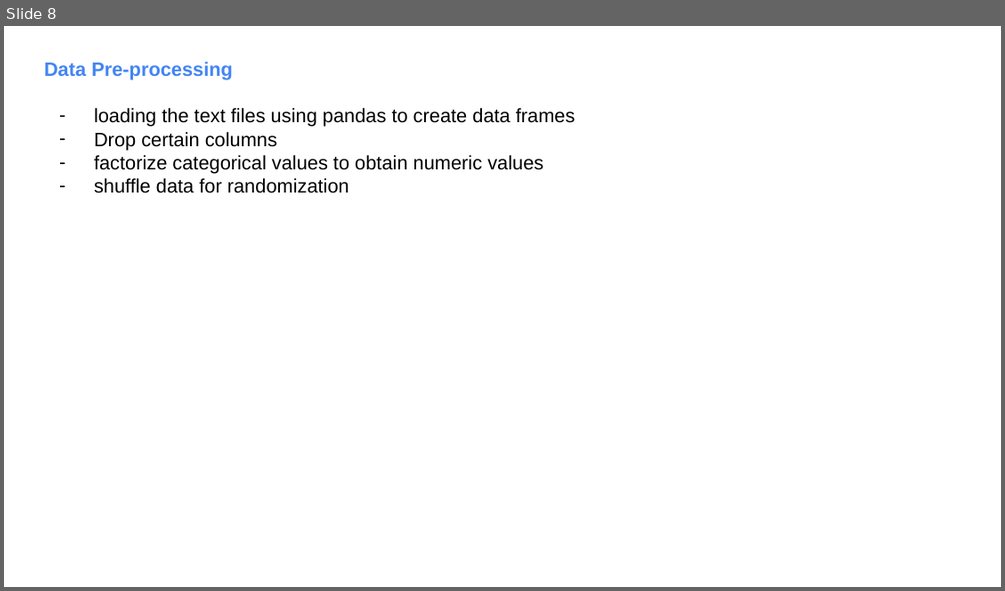
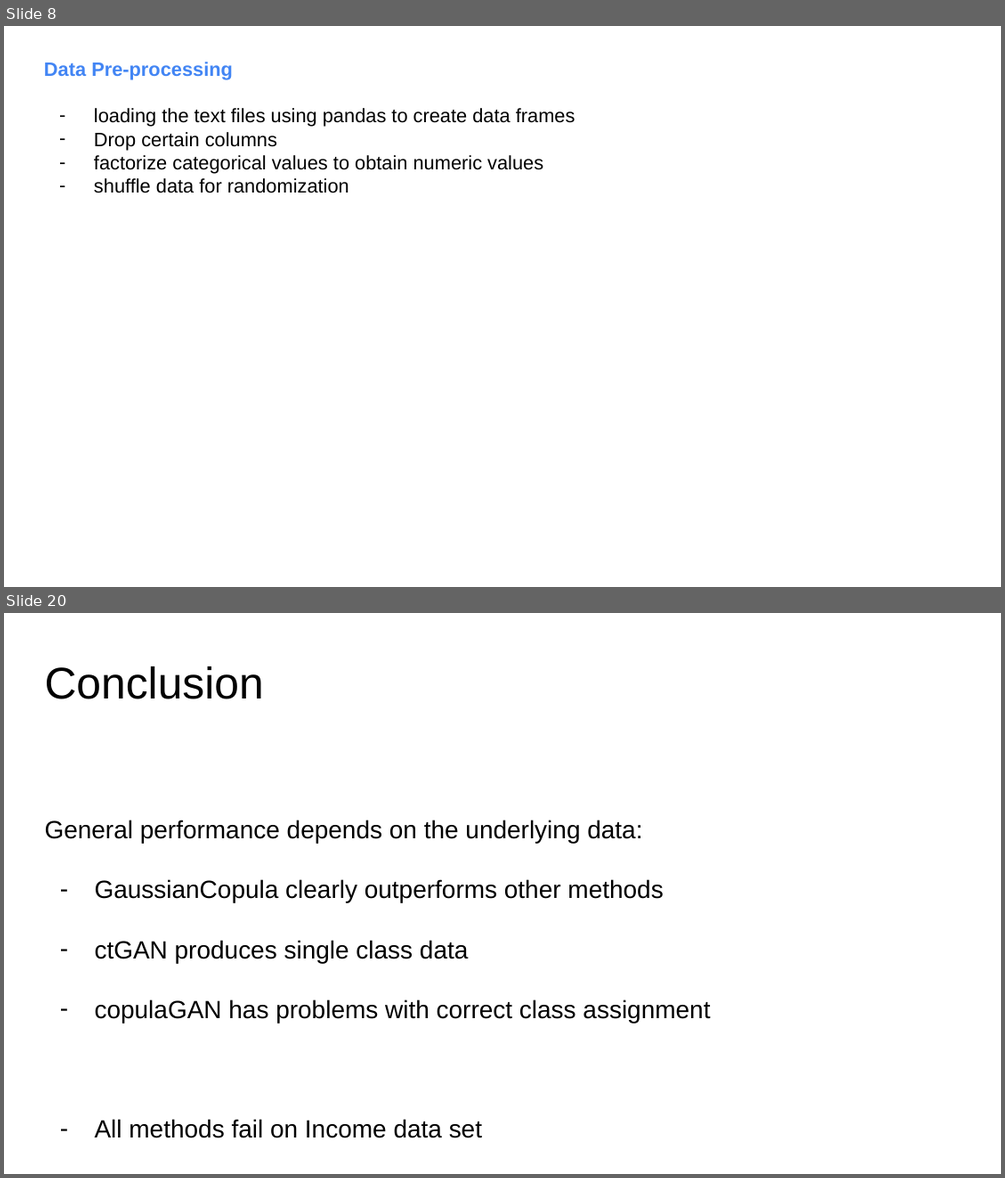
Before and after one commit to fambrogi/MachineLearning, a slide deck: ex_3/Slides_ML_3.pptx. Shown one above the other, each under a label of ours: slide 8 before the commit, slides 8 and 20 after it; the slides between them are not shown. The pictures are 1005x591 and 1005x1178 pixels, drawn with LibreOffice and Linux fonts; fonts in the diff are those of the drawing. Boxes give left, top, right and bottom in pixels: in the first picture for what was removed or moved away, otherwise in the second. Text is boxed around its words. In the diff, an @@ line names an element or a change of style, - is before the commit and + after.

```diff
--- a/ex_3/Slides_ML_3.pptx
+++ b/ex_3/Slides_ML_3.pptx
@@ slide 20 added at box(4, 613, 1001, 1174), background #FFFFFF @@
@@ text added at box(45, 666, 710, 1138), 18 pt, text #000000 @@
+Conclusion
+General performance depends on the underlying data:
+– GaussianCopula clearly outperforms other methods
+– ctGAN produces single class data
+– copulaGAN has problems with correct class assignment
+– All methods fail on Income data set
```
Also in this commit, not shown: 1 slide changed, 6 other slides added, 5 slides removed, 16 other files.
